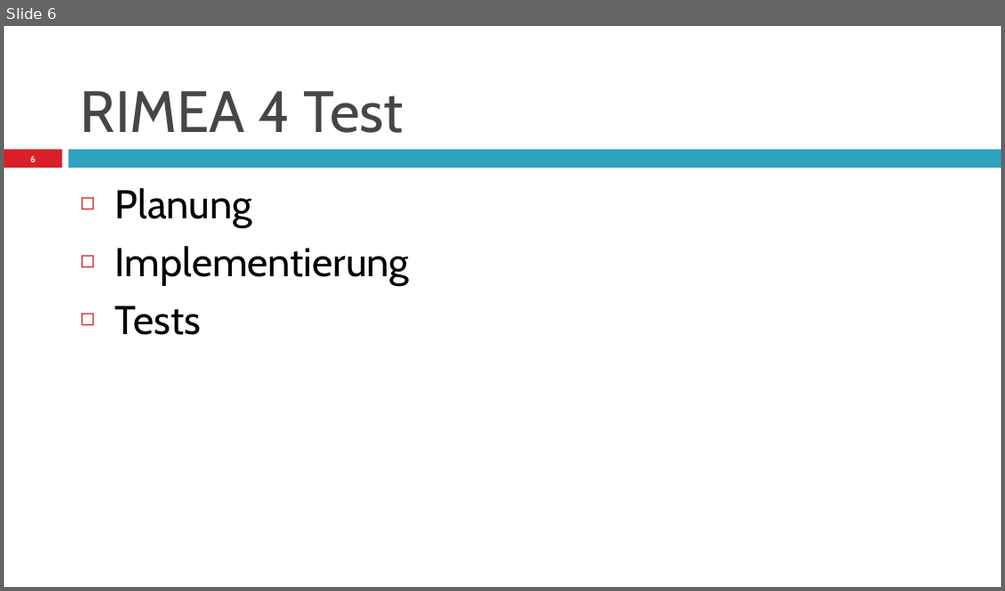
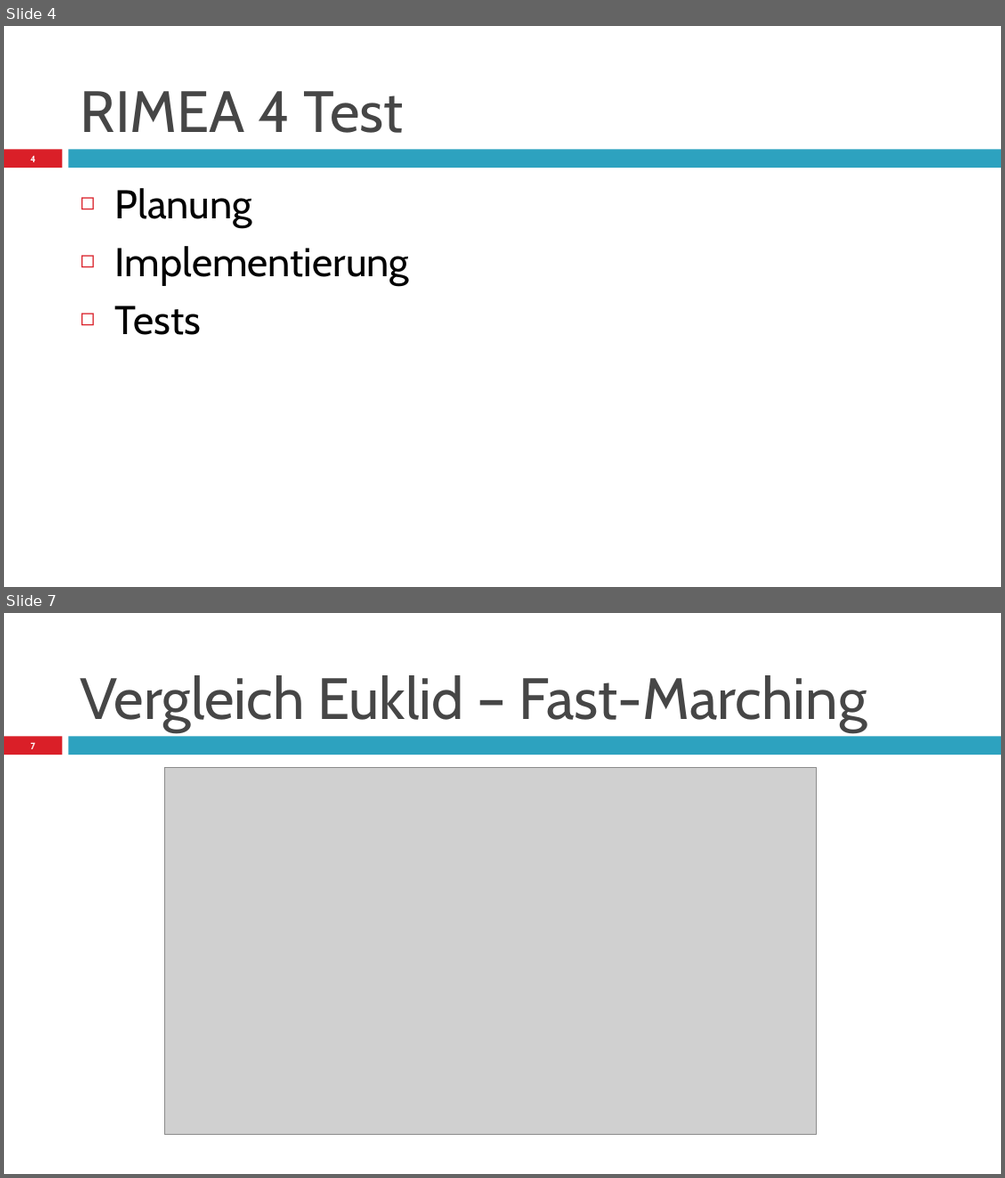
Before and after one commit to Arne2/hm-modellbildung, a slide deck: angabe3/PräsentationStudienarbeit3_Diez_Mueller_Schöntag_Graf.pptx. Shown one above the other, each under a label of ours: slide 6 before the commit, slides 4 and 7 after it; the slides between them are not shown. The pictures are 1005x591 and 1005x1178 pixels, drawn with LibreOffice and Linux fonts; fonts in the diff are those of the drawing; grey boxes stand for pictures. Boxes give left, top, right and bottom in pixels: in the first picture for what was removed or moved away, otherwise in the second. Text is boxed around its words. In the diff, an @@ line names an element or a change of style, - is before the commit and + after.

```diff
--- a/angabe3/PräsentationStudienarbeit3_Diez_Mueller_Schöntag_Graf.pptx
+++ b/angabe3/PräsentationStudienarbeit3_Diez_Mueller_Schöntag_Graf.pptx
@@ slide 7 added at (x1=4, y1=613, x2=1001, y2=1174), background #FFFFFF; not listed: 2 template elements that a slide beside it also shows @@
@@ title added at (x1=81, y1=675, x2=867, y2=731), 42 pt, text #464646 @@
+Vergleich Euklid – Fast-Marching
@@ page number added at (x1=31, y1=742, x2=35, y2=749), 6.7 pt, text #FFFFFF, bold @@
+7
@@ picture added at (x1=164, y1=768, x2=816, y2=1134) @@
@@ what was slide 6 is now slide 4 @@
@@ page number at (x1=31, y1=155, x2=36, y2=162): text changed @@
-6
+4
```
Also in this commit, not shown: 1 slide changed, 3 other slides added, 3 slides removed.
